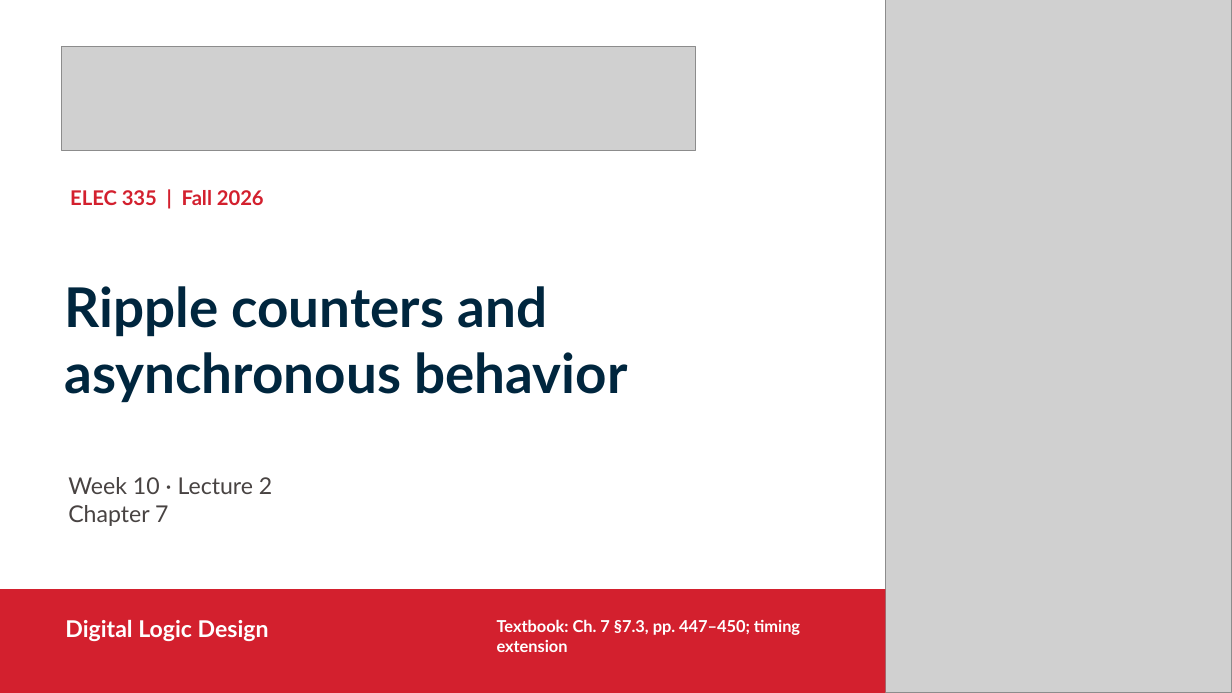
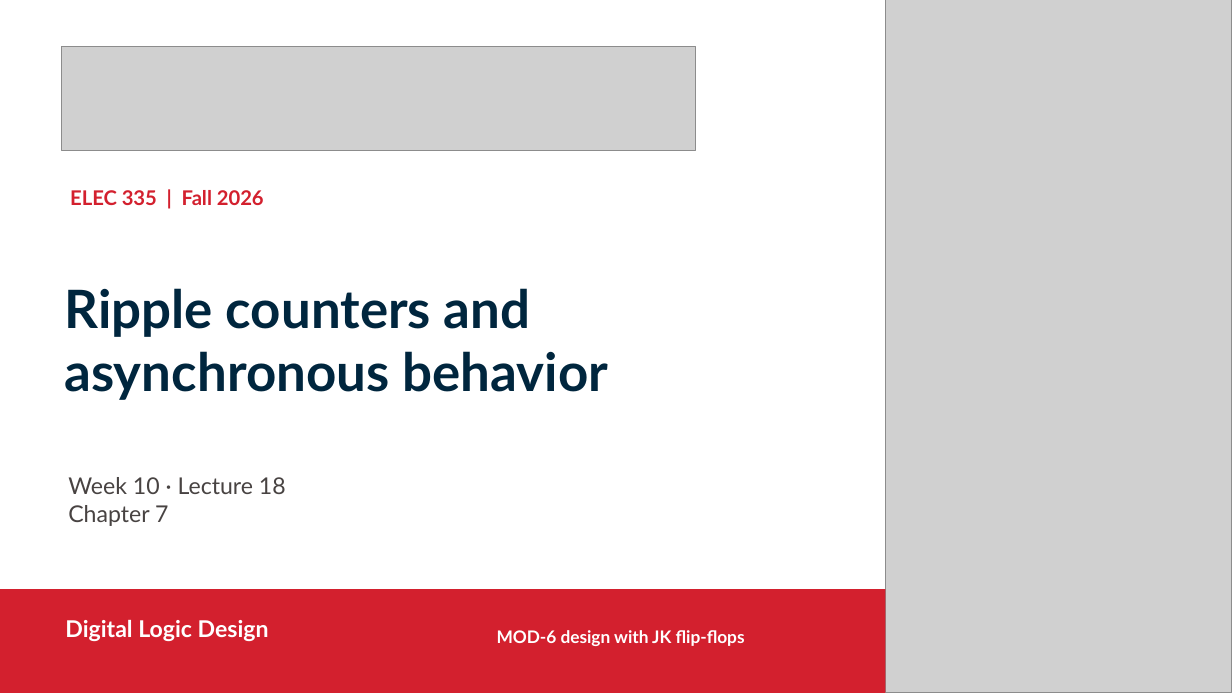
Before and after one commit to shujaansari/elec335-sequential, a slide deck: slide 1 of Slides_Course_Continuation_2026/L18_W10_asynchronous_timing_Continuation.pptx. Drawn at 1232x693 pixels with LibreOffice and Linux fonts; fonts in the diff are those of the drawing; grey boxes stand for pictures. Boxes give left, top, right and bottom in pixels: in the first picture for what was removed or moved away, otherwise in the second. Text is boxed around its words. In the diff, an @@ line names an element or a change of style, - is before the commit and + after.

Commit message:
Refresh Lecture 18 MOD-6 ripple counter lesson

```diff
--- a/Slides_Course_Continuation_2026/L18_W10_asynchronous_timing_Continuation.pptx
+++ b/Slides_Course_Continuation_2026/L18_W10_asynchronous_timing_Continuation.pptx
@@ text at box(64, 288, 608, 400): text changed; size 42.8 to 41.2 pt @@
-Ripple counters and asynchronous behavior
+Ripple counters and
+asynchronous behavior
@@ text at box(68, 477, 286, 494): text changed @@
-Week 10 · Lecture 2
+Week 10 · Lecture 18
@@ text at box(497, 630, 745, 646): text changed; size 12.8 to 13.5 pt @@
-Textbook: Ch. 7 §7.3, pp. 447–450; timing extension
+MOD-6 design with JK flip-flops
```
Also in this commit, not shown: 1 other slide changed, 22 slides added, 17 slides removed, 6 other files.
